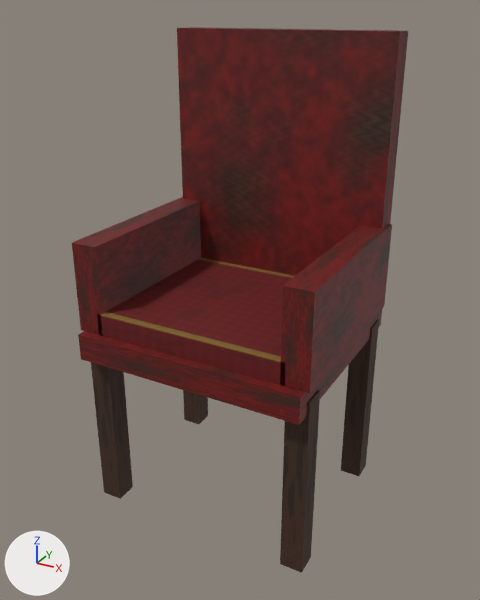
An edit to the Blender file blender_src/props/armchair.blend, drawn before and after from the same camera.
Rendered twice from a camera (50 mm lens) standing at (0.661, -1.195, 1.092) and looking at (0.009, -0.008, 0.499). Every picture has the same lights, and +X, +Y and +Z are marked at lower left. The picture after the commit comes second. Objects named as collision shapes, trigger or cutter boxes, shadow casters or lower levels of detail are left out.

In view in the first picture: 'Arm_-24', 'Arm_24', 'Back', 'Cushion', 'LegR_-24_18', 'LegR_24_18', 'Leg_-24_18', 'Leg_24_18', 'Seat'.
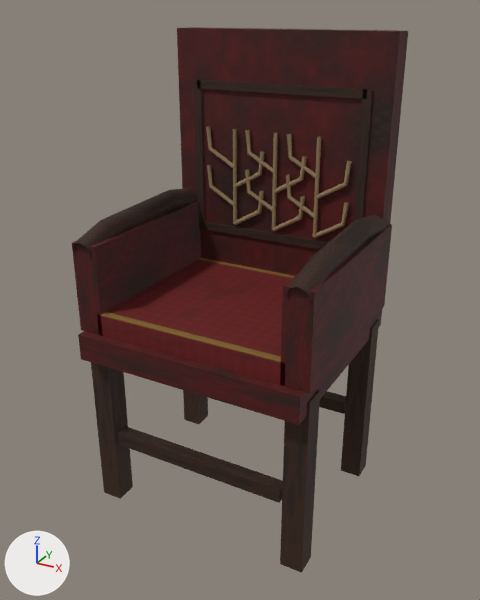
Patch to the scene script:
```diff
--- a/blender_src/props/armchair.blend.py
+++ b/blender_src/props/armchair.blend.py
@@ img_t_wood_dark_001 @@
+img_t_wood_dark_001 = load_image('t_wood_dark.001', '_unpacked/t_wood_dark.001', 512, 512, 'sRGB')
@@ mat_m_woodred @@
 n0 = _N.new('ShaderNodeBsdfPrincipled'); n0.name = 'Principled BSDF'
-n0.inputs[2].default_value = 0.62  # 'Roughness'
+n0.inputs[2].default_value = 0.74  # 'Roughness'
 n1 = _N.new('ShaderNodeOutputMaterial'); n1.name = 'Material Output'
+n3 = _N.new('ShaderNodeMix'); n3.name = 'Mix'
+n3.data_type = 'RGBA'
+n3.blend_type = 'MULTIPLY'
+n3.inputs[0].default_value = 1.0  # 'Factor'
+n3.inputs[7].default_value = (0.51, 0.44, 0.36, 1.0)  # 'B', grey #bdb1a2
 n2 = _N.new('ShaderNodeTexImage'); n2.name = 'Image Texture'
@@ mat_m_woodred @@
 _L.new(n0.outputs[0], n1.inputs[0])  # 'BSDF' to 'Surface'
-_L.new(n2.outputs[0], n0.inputs[0])  # 'Color' to 'Base Color'
+_L.new(n3.outputs[2], n0.inputs[0])  # 'Result' to 'Base Color'
+_L.new(n2.outputs[0], n3.inputs[6])  # 'Color' to 'A'
@@ mat_fadedthread @@
+mat_fadedthread = principled_material('FadedThread')
+mat_fadedthread.base_color = (0.29, 0.2, 0.1)  # brown #937c59
+mat_fadedthread.roughness = 0.89
@@ mat_warmwood @@
+mat_warmwood = bpy.data.materials.new('WarmWood')
+# colours: beige #d1ba9e
+# uses the picture img_t_wood_dark_001
@@ me_art_fadedthread @@
+me_art_fadedthread.from_pydata(...)  # 252 vertices, 270 faces; spans x -0.182..0.181, y 0.168..0.178, z 0.606..0.836
+me_art_fadedthread.materials.append(mat_fadedthread)  # brown #937c59
@@ me_art_warmwood @@
+me_art_warmwood.from_pydata(...)  # 216 vertices, 168 faces; spans x -0.266..0.266, y -0.231..0.214, z 0.16..0.94
+me_art_warmwood.materials.append(mat_warmwood)
@@ ob_art_fadedthread @@
+ob_art_fadedthread = bpy.data.objects.new('Art_FadedThread', me_art_fadedthread)
+ob_art_fadedthread.parent = ob_armchair
+ob_art_fadedthread.location = (0.0, 0.0, 0.0)
@@ ob_art_warmwood @@
+ob_art_warmwood = bpy.data.objects.new('Art_WarmWood', me_art_warmwood)
+ob_art_warmwood.parent = ob_armchair
+ob_art_warmwood.location = (0.0, 0.0, 0.0)
```

Changed parts and their boxes (x1, y1, x2, y2) in the pictures (480 x 600 px):
'Back', recoloured: (177, 27, 408, 276) in both
'Art_WarmWood', added: after (73, 80, 389, 503)
'Arm_24', recoloured: (280, 224, 392, 393) in both
'Arm_-24', recoloured: (72, 201, 201, 335) in both
'Seat', recoloured: (78, 310, 382, 425) in both
'Art_FadedThread', added (brown): after (206, 126, 352, 238)
